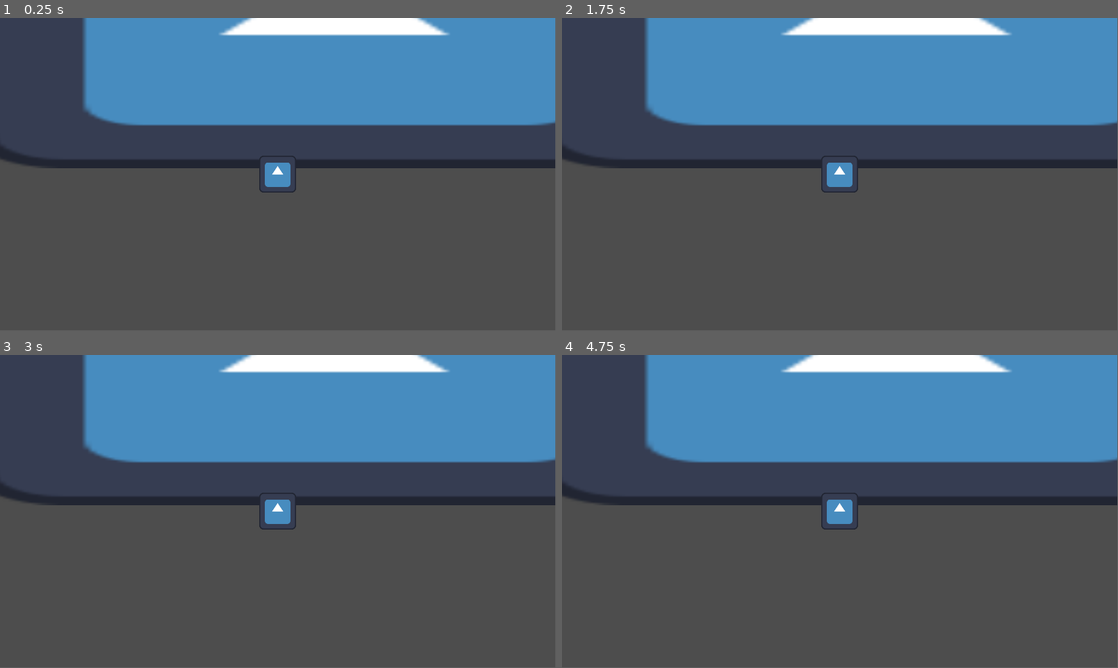
Above: before the commit, frames 1-4 (two rows, left to right).
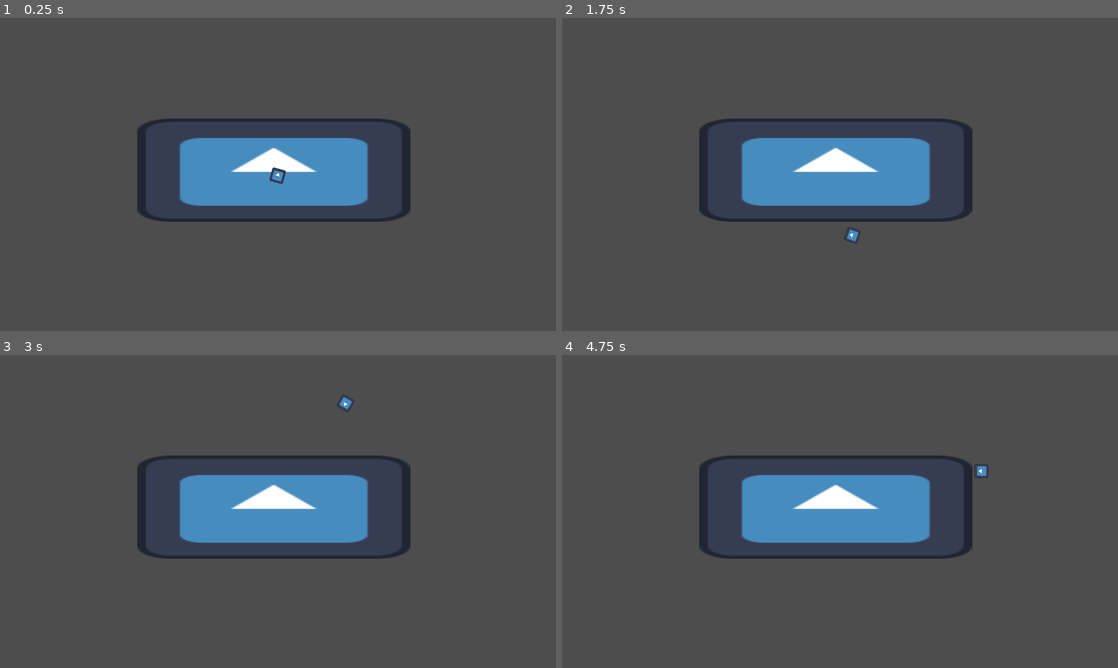
Above: after the commit, the same moments.

Repository: flappybird787/Nova-Pulse
Game: Godot game, scene res://scenes/test_scene.tscn
The game is run twice, just before and just after one commit, with the same random seed, the same clock (stepped at 60 frames per second) and the same inputs. The engine's default icon, where the game draws it, is replaced by a stand-in: a white triangle on a blue panel in a dark square.
Inputs (mouse positions are in pixels of both pictures, inside the frame that each line leads up to):
- Up to frame 1 (0.25 s): no input
- Up to frame 2 (1.75 s): tap Enter at 0.5 s; move the mouse to (962, 158) at 0.52 s; hold D (move_right) 0.53-1.28 s; move the mouse to (728, 190) at 1.27 s; hold S (move_down, bound only before the commit) from 1.28 s (still down)
- Up to frame 3 (3 s): move the mouse to (333, 442) at 2.02 s; release S (move_down, bound only before the commit) at 2.03 s; hold D (move_right) 2.03-2.78 s; move the mouse to (250, 574) at 2.77 s; hold W (move_up) from 2.78 s (still down)
- Up to frame 4 (4.75 s): move the mouse to (1006, 558) at 3.52 s; release W (move_up) at 3.53 s; hold A (move_left) from 3.53 s (still down); move the mouse to (673, 464) at 4.27 s
In our replay, the window is 799x449 before the commit and 800x450 after it. These sizes can differ from the game's own. Grey fills any space a smaller window leaves; there, only what the larger window draws over its background counts as a difference.

The runs differ from the first frame. In frame 1, 40% of the frame differs, in the area x 0-100%, y 0-66%; in frame 2, 40%, in the area x 0-100%, y 0-72%; in frame 3, 40%; in frame 4, 40%.

Commit message:
Added player movement, and added the offscreen wraparound (something goes off left edge of screen it comes out the right edge etc.)

Diff:
--- a/prefabs/player_ship.tscn
+++ b/prefabs/player_ship.tscn
@@ -3,13 +3,20 @@
 [ext_resource type="Texture2D" uid="uid://biu7rr500qbyl" path="res://assets/icon.svg" id="1_ons34"]
 [ext_resource type="Script" uid="uid://c48p3t8du48vm" path="res://scripts/player_ship_controller_component.gd" id="2_iwps3"]
 [ext_resource type="Script" uid="uid://ct2r43bt8hjni" path="res://scripts/ship_data_component.gd" id="3_fto5i"]
+[ext_resource type="Script" uid="uid://1xb3hjxq8u07" path="res://scripts/map_edge_overflow_component.gd" id="4_iwps3"]
 
 [sub_resource type="RectangleShape2D" id="RectangleShape2D_yfrvl"]
 size = Vector2(128, 128)
 
+[sub_resource type="RectangleShape2D" id="RectangleShape2D_fto5i"]
+size = Vector2(127, 128)
+
 [node name="PlayerShip" type="CharacterBody2D" unique_id=1089880255]
+collision_layer = 6
+collision_mask = 6
 
 [node name="Sprite2D" type="Sprite2D" parent="." unique_id=1036919982]
+rotation = 1.5707964
 texture = ExtResource("1_ons34")
 
 [node name="CollisionShape2D" type="CollisionShape2D" parent="." unique_id=85070103]
@@ -22,5 +29,28 @@
 
 [node name="ShipDataComponent" type="Node" parent="." unique_id=1005858283]
 script = ExtResource("3_fto5i")
+ship_speed = 3000.0
+ship_acceleration = 20
 
-[node name="Camera2D" type="Camera2D" parent="." unique_id=1722100171]
+[node name="MapEdgeOverflowComponent" type="Node" parent="." unique_id=116837297 node_paths=PackedStringArray("ship_body")]
+script = ExtResource("4_iwps3")
+ship_body = NodePath("..")
+
+[node name="MapEdgeOverflowAreaX" type="Area2D" parent="." unique_id=1097239885]
+collision_layer = 8
+collision_mask = 8
+
+[node name="CollisionShape2D" type="CollisionShape2D" parent="MapEdgeOverflowAreaX" unique_id=1191740819]
+position = Vector2(0.5, 0)
+shape = SubResource("RectangleShape2D_fto5i")
+
+[node name="MapEdgeOverflowAreaY" type="Area2D" parent="." unique_id=1297782328]
+collision_layer = 16
+collision_mask = 16
+
+[node name="CollisionShape2D" type="CollisionShape2D" parent="MapEdgeOverflowAreaY" unique_id=331480465]
+position = Vector2(0.5, 0)
+shape = SubResource("RectangleShape2D_fto5i")
+
+[connection signal="area_entered" from="MapEdgeOverflowAreaX" to="MapEdgeOverflowComponent" method="on_map_edge_overlap_x"]
+[connection signal="area_entered" from="MapEdgeOverflowAreaY" to="MapEdgeOverflowComponent" method="on_map_edge_overlap_y"]
--- a/project.godot
+++ b/project.godot
@@ -17,8 +17,8 @@
 
 [display]
 
-window/size/viewport_width=1920
-window/size/viewport_height=1080
+window/size/viewport_width=2560
+window/size/viewport_height=1440
 
 [input]
 
@@ -30,9 +30,7 @@
 }
 move_down={
 "deadzone": 0.2,
-"events": [Object(InputEventKey,"resource_local_to_scene":false,"resource_name":"","device":-1,"window_id":0,"alt_pressed":false,"shift_pressed":false,"ctrl_pressed":false,"meta_pressed":false,"pressed":false,"keycode":0,"physical_keycode":83,"key_label":0,"unicode":115,"location":0,"echo":false,"script":null)
-, Object(InputEventKey,"resource_local_to_scene":false,"resource_name":"","device":-1,"window_id":0,"alt_pressed":false,"shift_pressed":false,"ctrl_pressed":false,"meta_pressed":false,"pressed":false,"keycode":0,"physical_keycode":4194322,"key_label":0,"unicode":0,"location":0,"echo":false,"script":null)
-]
+"events": []
 }
 move_left={
 "deadzone": 0.2,
@@ -47,6 +45,14 @@
 ]
 }
 
+[layer_names]
+
+2d_physics/layer_1="player_to_enemy_weapons"
+2d_physics/layer_2="enemy_to_player_weapons"
+2d_physics/layer_3="enemy_and_player_collisions"
+2d_physics/layer_4="map_edge_collisions_x"
+2d_physics/layer_5="map_edge_collisions_y"
+
 [physics]
 
 3d/physics_engine="Jolt Physics"
--- a/scenes/test_scene.tscn
+++ b/scenes/test_scene.tscn
@@ -3,12 +3,45 @@
 [ext_resource type="Texture2D" uid="uid://biu7rr500qbyl" path="res://assets/icon.svg" id="1_g7g4h"]
 [ext_resource type="PackedScene" uid="uid://b070e13xnndif" path="res://prefabs/player_ship.tscn" id="2_j8ivh"]
 
+[sub_resource type="RectangleShape2D" id="RectangleShape2D_nd71p"]
+size = Vector2(4243, 9718)
+
+[sub_resource type="RectangleShape2D" id="RectangleShape2D_j8ivh"]
+size = Vector2(12197, 3722)
+
 [node name="TestScene" type="Node2D" unique_id=762031175]
 
 [node name="Sprite2D" type="Sprite2D" parent="." unique_id=282775670]
-position = Vector2(1193, 411)
+position = Vector2(-39, -38.99997)
 scale = Vector2(19.640625, 7.421875)
 texture = ExtResource("1_g7g4h")
 
 [node name="PlayerShip" parent="." unique_id=1089880255 instance=ExtResource("2_j8ivh")]
-position = Vector2(997, 907)
+position = Vector2(-3, 11)
+
+[node name="Camera2D" type="Camera2D" parent="." unique_id=122638207]
+zoom = Vector2(0.5, 0.5)
+
+[node name="PlayableAreaBorderX" type="Area2D" parent="." unique_id=1390804149]
+collision_layer = 8
+collision_mask = 8
+
+[node name="CollisionShape2D3" type="CollisionShape2D" parent="PlayableAreaBorderX" unique_id=1056715224]
+position = Vector2(4000, 38.5)
+shape = SubResource("RectangleShape2D_nd71p")
+
+[node name="CollisionShape2D4" type="CollisionShape2D" parent="PlayableAreaBorderX" unique_id=826574996]
+position = Vector2(-4000, -21)
+shape = SubResource("RectangleShape2D_nd71p")
+
+[node name="PlayableAreaBorderY" type="Area2D" parent="." unique_id=953603421]
+collision_layer = 16
+collision_mask = 16
+
+[node name="CollisionShape2D" type="CollisionShape2D" parent="PlayableAreaBorderY" unique_id=1252237711]
+position = Vector2(-16.5, -3000)
+shape = SubResource("RectangleShape2D_j8ivh")
+
+[node name="CollisionShape2D2" type="CollisionShape2D" parent="PlayableAreaBorderY" unique_id=205358434]
+position = Vector2(1.5, 3000)
+shape = SubResource("RectangleShape2D_j8ivh")
--- /dev/null
+++ b/scripts/map_edge_overflow_component.gd
@@ -0,0 +1,15 @@
+extends Node
+class_name MapEdgeOverflowComponent
+
+## the characterbody2d of the ship
+@export var ship_body : CharacterBody2D
+
+@export var offset_x = 0.95
+@export var offset_y = 0.95
+
+func on_map_edge_overlap_x(area: Area2D):
+	ship_body.position.x = -ship_body.position.x * offset_x
+
+
+func on_map_edge_overlap_y(area: Area2D):
+	ship_body.position.y = -ship_body.position.y * offset_y
--- a/scripts/player_ship_controller_component.gd
+++ b/scripts/player_ship_controller_component.gd
@@ -9,17 +9,59 @@
 var velocity : Vector2
 
 func _physics_process(delta: float) -> void:
+	get_player_input()
+
+
+	dampen_velocity(delta)
+
+	limit_velocity(ship_data_component.ship_speed)
+
+
+	ship_body.velocity = velocity
+	ship_body.move_and_slide()
+
+func get_player_input():
+	# 1. Rotate the ship to face the mouse first
+	ship_body.look_at(get_viewport().get_camera_2d().get_global_mouse_position())
+
+	var move_dir = Vector2.ZERO
+
+	# 2. Use the ship's local transform vectors for direction
+	# transform.x is "Forward" because look_at() aligns the +X axis with the mouse
 	if Input.is_action_pressed("move_up"):
-		velocity += Vector2(0, 1) * ship_data_component.ship_agility
+		move_dir += ship_body.transform.x # Forward
+	if Input.is_action_pressed("move_down"):
+		move_dir -= ship_body.transform.x # Backward
+	if Input.is_action_pressed("move_left"):
+		move_dir -= ship_body.transform.y # Strafe Left
+	if Input.is_action_pressed("move_right"):
+		move_dir += ship_body.transform.y # Strafe Right
 
-	if Input.is_action_pressed("move_down"):
-		velocity += Vector2(0, -1) * ship_data_component.ship_agility
+	# 3. Normalize to keep diagonal speed consistent
+	if move_dir != Vector2.ZERO:
+		move_dir = move_dir.normalized()
 
-	if Input.is_action_pressed("move_left"):
-		velocity += Vector2(1, 0) * ship_data_component.ship_agility
+	# 4. Apply acceleration
+	velocity += move_dir * ship_data_component.ship_acceleration
 
-	if Input.is_action_pressed("move_right"):
-		velocity += Vector2(-1, 0) * ship_data_component.ship_agility
+func limit_velocity(max_velocity):
+	if velocity.x > max_velocity:
+		velocity.x = max_velocity
 
-		ship_body.velocity = velocity
-		ship_body.move_and_slide()
+	if velocity.y > max_velocity:
+		velocity.y = max_velocity
+
+	if velocity.x < -max_velocity:
+		velocity.x = -max_velocity
+
+	if velocity.y < -max_velocity:
+		velocity.y = -max_velocity
+
+
+func dampen_velocity(delta, friction: float = 0.01):
+	if velocity.length() > 0:
+		velocity = velocity.lerp(Vector2.ZERO, friction * delta * 60)
+
+		# Optional: Snap to zero if velocity is very low to prevent "infinite" sliding
+		if velocity.length() < 0.1:
+			velocity = Vector2.ZERO
--- a/scripts/ship_data_component.gd
+++ b/scripts/ship_data_component.gd
@@ -2,7 +2,7 @@
 class_name ShipDataComponent
 
 ## the speed that the ship moves forward
-@export var ship_speed = 0
+@export var ship_speed = 0.0
 
 ## the health of the ship hull
 @export var ship_health = 0
Not shown, added: scripts/map_edge_overflow_component.gd.uid
